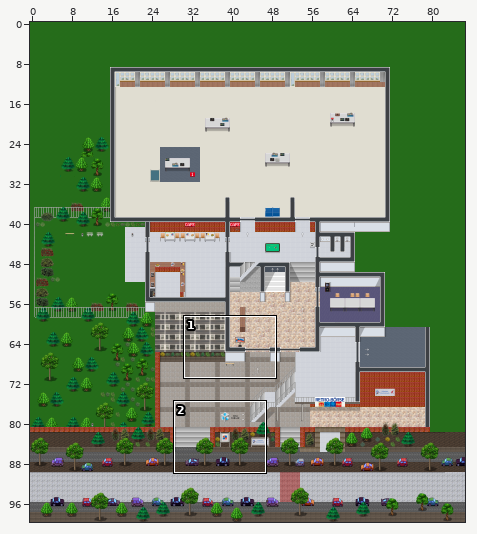
Two states of a Tiled map (JSON), map/boerse.json. Above, an overview of the earlier version with the close-up marked.
Close-up. Earlier state:
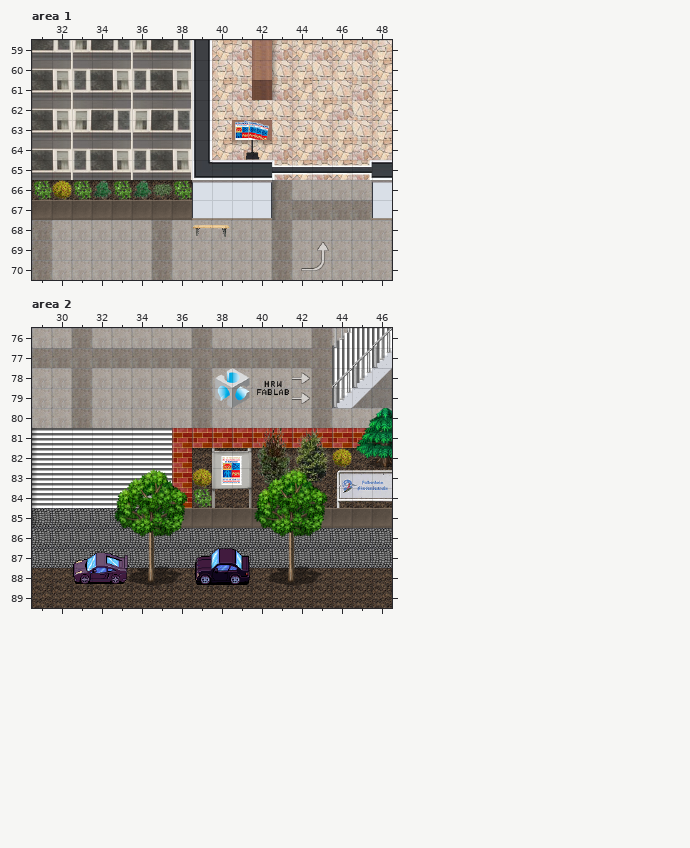
Cells are 32x32 px. Shown: area 1 x 31..48, y 59..70; area 2 x 29..46, y 76..89. The commit also changed other parts of the map, which this record leaves out.
After:
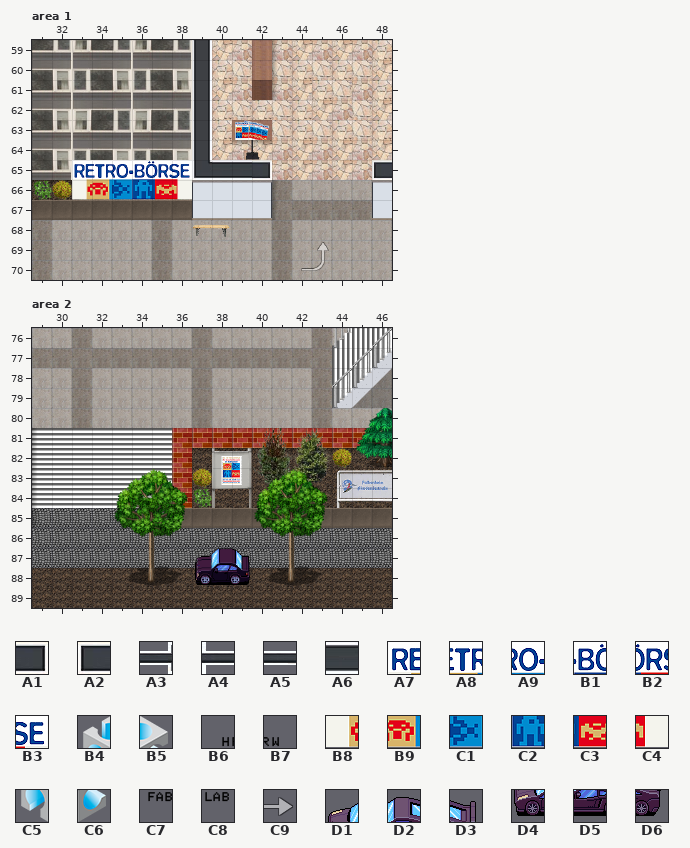
Key: from "Material": A1 120 flipped on the other diagonal, A2 120 turned 270, A3 126, A4 128, A5 129, A6 161; from "Schrift": A7 0, A8 1, A9 2, B1 3, B2 4, B3 5, B4 8, B5 9, B6 10, B7 11, B8 14, B9 15, C1 16, C2 17, C3 18, C4 19, C5 22, C6 23, C7 24, C8 25, C9 116; from "vb_raume": D1 143, D2 144, D3 145, D4 157, D5 158, D6 159.
__ is an empty cell.
Edits made:
Layer "override", area 1:
The author changed tile A6 to tile A1 in row 65 at x 42.
The author changed tile A6 to tile A2 in row 65 at x 48.
The author cleared tile A3 in row 65 at x 47.
The author cleared tile A4 in row 65 at x 43.
The author cleared tile A5 in row 65 at x 44 to 46.
Layer "override2", area 1:
Tile A7 now appears in row 65 at x 33.
Tile A8 now appears in row 65 at x 34.
Tile A9 now appears in row 65 at x 35.
Tile B1 now appears in row 65 at x 36.
Tile B2 now appears in row 65 at x 37.
Tile B3 now appears in row 65 at x 38.
Tile B8 now appears in row 66 at x 33.
Tile B9 now appears in row 66 at x 34.
Tile C1 now appears in row 66 at x 35.
Tile C2 now appears in row 66 at x 36.
Tile C3 now appears in row 66 at x 37.
Tile C4 now appears in row 66 at x 38.
Layer "Wände", area 2:
The author cleared tile B4 in row 78 at x 38.
The author cleared tile B5 in row 78 at x 39.
The author cleared tile B6 in row 78 at x 40.
The author cleared tile B7 in row 78 at x 41.
The author cleared tile C5 in row 79 at x 38.
The author cleared tile C6 in row 79 at x 39.
The author cleared tile C7 in row 79 at x 40.
The author cleared tile C8 in row 79 at x 41.
The author cleared tile C9 in rows 78 to 79 at x 42.
Layer "override", area 2:
The author cleared tile D1 in row 87 at x 31.
The author cleared tile D2 in row 87 at x 32.
The author cleared tile D3 in row 87 at x 33.
The author cleared tile D4 in row 88 at x 31.
The author cleared tile D5 in row 88 at x 32.
The author cleared tile D6 in row 88 at x 33.
Changed places in both close-ups, as pixel boxes (x1, y1, x2, y2):
added: (72, 160, 192, 200)
changed: (252, 160, 392, 180)
removed: (215, 368, 310, 408)
removed: (73, 552, 128, 584)
